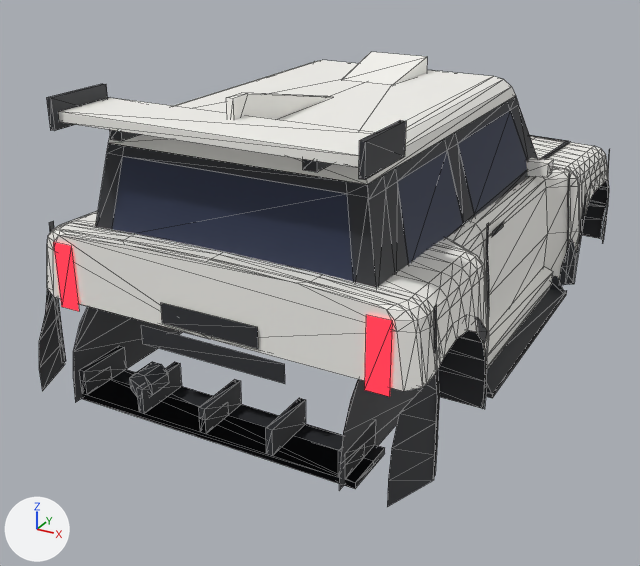
The glTF model assets/meshes/tora/Tora.glb, before and after one commit.
Rendered twice from a 50 mm lens placed at (6.57, -13.81, 5.63), pointed at (-0.49, -0.97, -0.79). The axes (+X, +Y, +Z) are drawn at lower left. The lights are the same throughout. The picture after the commit comes second. Mesh edges are drawn as thin lines.

In view in the first picture: 'ArchLip_RR', 'BumperRear', 'Door_FR', 'Fender_RR', 'Opt_Diffuser_Race_AccDiffuserRace', 'Opt_Diffuser_Road_AccDiffuser', 'Opt_Wing_Rally_WingBlade', 'Pillars', 'RearWindow', 'Roof', 'WheelWell', 'Window_RR' and 27 more.
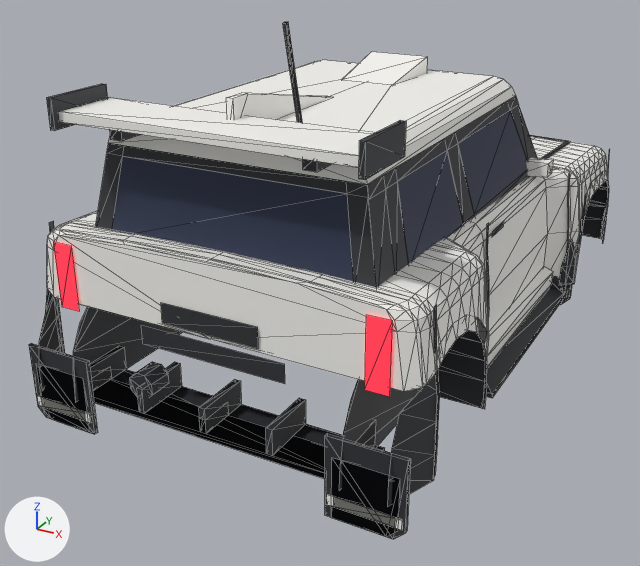
Diff of the bpy script that builds the scene:
```diff
--- a/assets/meshes/tora/Tora.glb.py
+++ b/assets/meshes/tora/Tora.glb.py
@@ ob_opt_roof_antenna_accantenna @@
+ob_opt_roof_antenna_accantenna = bpy.data.objects.new('Opt_Roof_Antenna_AccAntenna', me_opt_roof_antenna_accantenna)  # 16 vertices, 24 faces; spans x 0.7..0.9, y -4.225..-3.68, z 2.71..4.193; in mat_trim (dark grey #2f3035)
+ob_opt_roof_antenna_accantenna.location = (0.0, 0.0, 0.0)
@@ ob_opt_mudflaps_rally_accmudflapsband @@
+ob_opt_mudflaps_rally_accmudflapsband = bpy.data.objects.new('Opt_Mudflaps_Rally_AccMudflapsBand', me_opt_mudflaps_rally_accmudflapsband)  # a box spanning x 2.14..3.02, y 2.7..2.8, z -1.75..-1.59; a box spanning x -3.02..-2.14, y 2.7..2.8, z -1.75..-1.59; a box spanning x 2.14..3.02, y -5.4..-5.3, z -1.75..-1.59; a box spanning x -3.02..-2.14, y -5.4..-5.3, z -1.75..-1.59; in mat_body (white #f7f6f1)
+ob_opt_mudflaps_rally_accmudflapsband.location = (0.0, 0.0, 0.0)
@@ ob_opt_mudflaps_rally_accmudflaps @@
+ob_opt_mudflaps_rally_accmudflaps = bpy.data.objects.new('Opt_Mudflaps_Rally_AccMudflaps', me_opt_mudflaps_rally_accmudflaps)  # 40 vertices, 64 faces; spans x -3.06..3.06, y -5.38..2.78, z -1.95..-1.0; in mat_trim (dark grey #2f3035)
+ob_opt_mudflaps_rally_accmudflaps.location = (0.0, 0.0, 0.0)
@@ ob_opt_mudflaps_long_accmudflapslongband @@
+ob_opt_mudflaps_long_accmudflapslongband = bpy.data.objects.new('Opt_Mudflaps_Long_AccMudflapsLongBand', me_opt_mudflaps_long_accmudflapslongband)  # a box spanning x 2.04..3.12, y 2.7..2.8, z -1.75..-1.59; a box spanning x -3.12..-2.04, y 2.7..2.8, z -1.75..-1.59; a box spanning x 2.04..3.12, y -5.4..-5.3, z -1.75..-1.59; a box spanning x -3.12..-2.04, y -5.4..-5.3, z -1.75..-1.59; in mat_body (white #f7f6f1)
+ob_opt_mudflaps_long_accmudflapslongband.location = (0.0, 0.0, 0.0)
@@ ob_opt_mudflaps_long_accmudflapslong @@
+ob_opt_mudflaps_long_accmudflapslong = bpy.data.objects.new('Opt_Mudflaps_Long_AccMudflapsLong', me_opt_mudflaps_long_accmudflapslong)  # 40 vertices, 64 faces; spans x -3.16..3.16, y -5.38..2.78, z -1.95..-0.7; in mat_trim (dark grey #2f3035)
+ob_opt_mudflaps_long_accmudflapslong.location = (0.0, 0.0, 0.0)
```

What differs and where, as boxes [x1, y1, x2, y2] in the pictures (640 x 566 px):
'Opt_Mudflaps_Long_AccMudflapsLong', added
    after: [29, 284, 572, 539]
'Opt_Mudflaps_Rally_AccMudflaps', added
    after: [36, 285, 566, 537]
'Opt_Mudflaps_Rally_AccMudflapsBand', added
    after: [42, 288, 564, 528]
'Opt_Mudflaps_Long_AccMudflapsLongBand', added
    after: [37, 289, 569, 530]
'Opt_Roof_Antenna_AccAntenna', added
    after: [283, 22, 302, 123]
